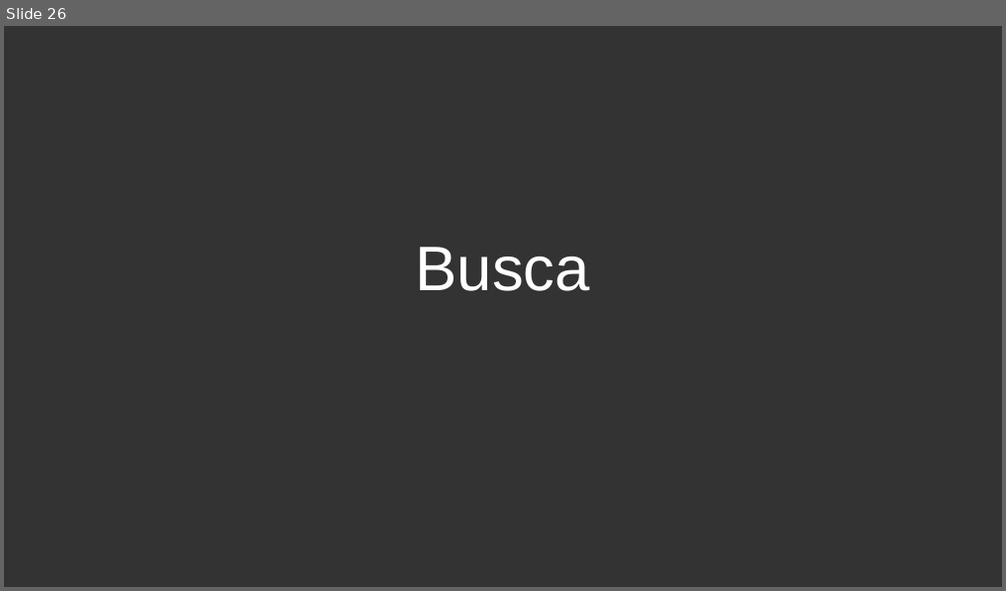
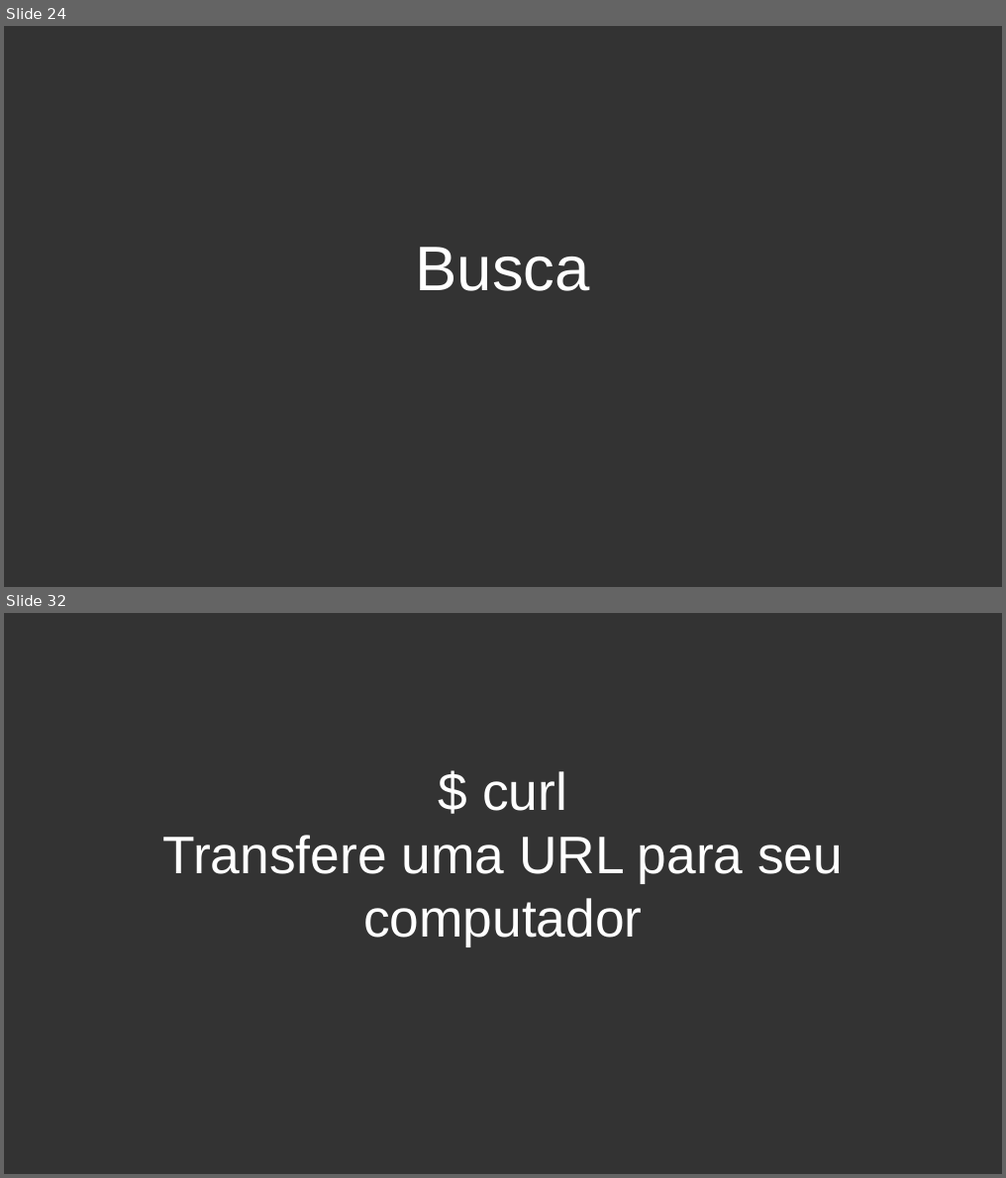
Before and after one commit to petecoutfpr/curso-linux-peteco, a slide deck: 2018-1/linux basico aula 5.odp. Shown one above the other, each under a label of ours: slide 26 before the commit, slides 24 and 32 after it; the slides between them are not shown. The pictures are 1006x591 and 1006x1178 pixels, drawn with LibreOffice and Linux fonts; fonts in the diff are those of the drawing; background and template pictures are left out. Boxes give left, top, right and bottom in pixels: in the first picture for what was removed or moved away, otherwise in the second. Text is boxed around its words. In the diff, an @@ line names an element or a change of style, - is before the commit and + after.

```diff
--- a/2018-1/linux basico aula 5.odp
+++ b/2018-1/linux basico aula 5.odp
@@ slide 32 added at box(4, 613, 1002, 1174), background #333333 @@
@@ subtitle added at box(162, 771, 843, 947), 42 pt, text #FFFFFF @@
+$ curl
+Transfere uma URL para seu computador
@@ what was slide 26 is now slide 24 @@
```
Also in this commit, not shown: 1 slide changed, 8 other slides added, 4 slides removed.
